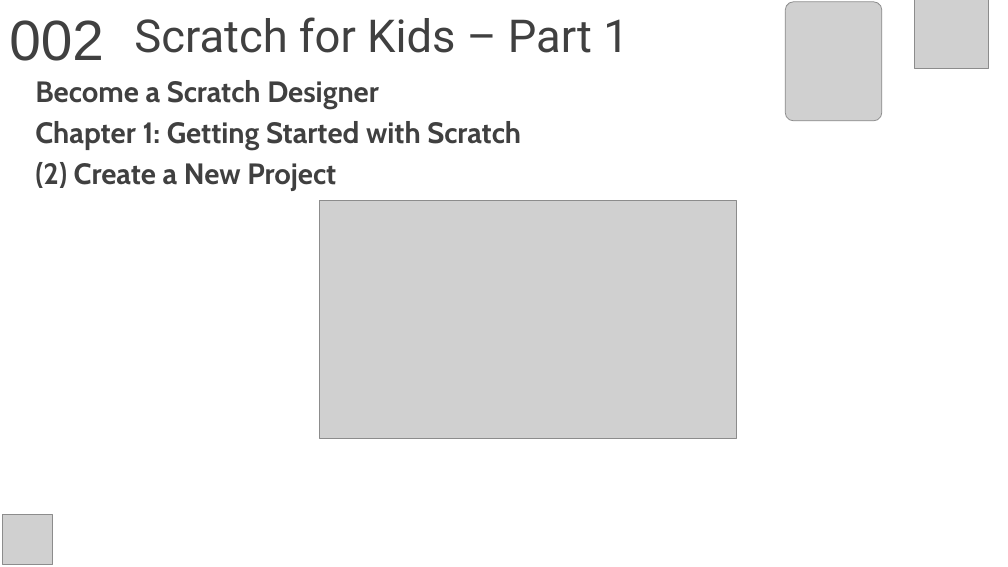
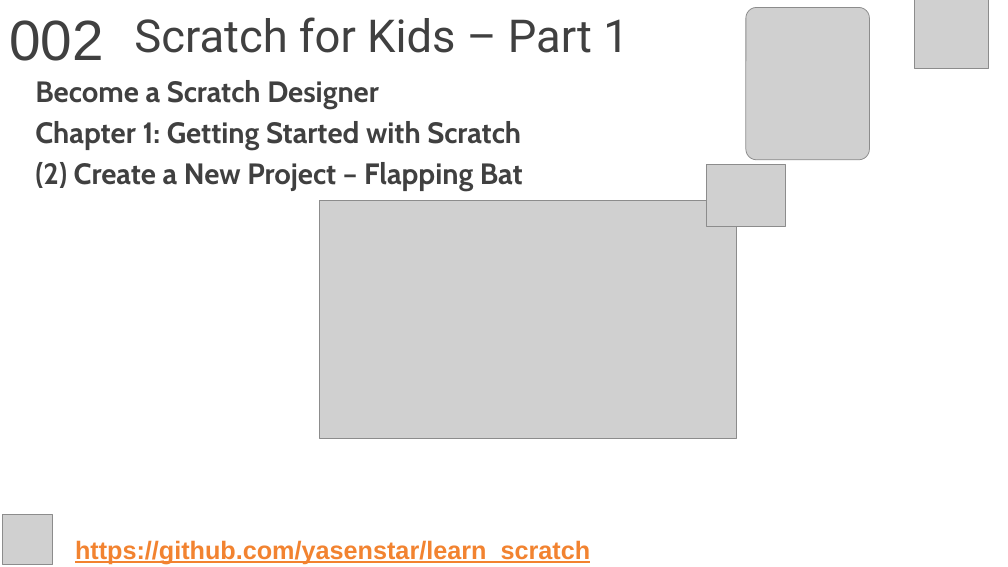
Before and after one commit to yasenstar/learn_scratch, a slide deck: slide 4 of scratch4kids/Scratch4Kids.pptx. Drawn at 1008x567 pixels with LibreOffice and Linux fonts; fonts in the diff are those of the drawing; grey boxes stand for pictures; background and template pictures are left out. Boxes give left, top, right and bottom in pixels: in the first picture for what was removed or moved away, otherwise in the second. Text is boxed around its words. In the diff, an @@ line names an element or a change of style, - is before the commit and + after.

```diff
--- a/scratch4kids/Scratch4Kids.pptx
+++ b/scratch4kids/Scratch4Kids.pptx
@@ picture: place and size @@
-picture at (786,2,882,120)
+picture at (746,8,870,160)
@@ subtitle at (35,162,523,191): text changed @@
-(2) Create a New Project
+(2) Create a New Project – Flapping Bat
@@ picture added at (707,165,786,226) @@
@@ text added at (75,540,590,564), 24 pt, text #F28330, bold, underline @@
+https://github.com/yasenstar/learn_scratch
```
Also in this commit, not shown: 2 other slides changed, 2 slides added, 5 other files.
